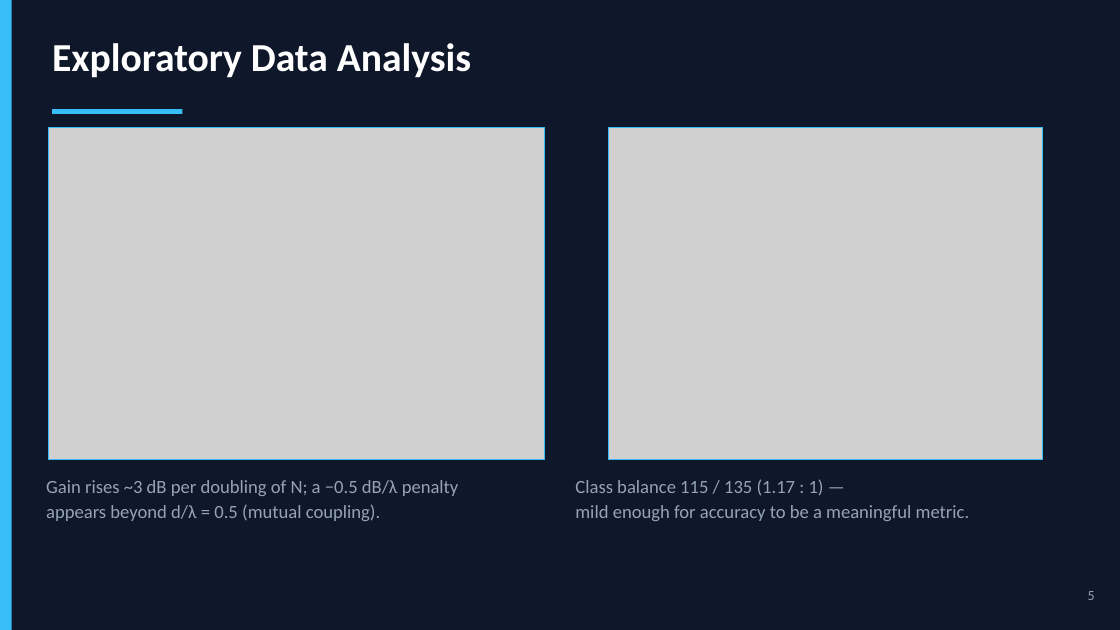
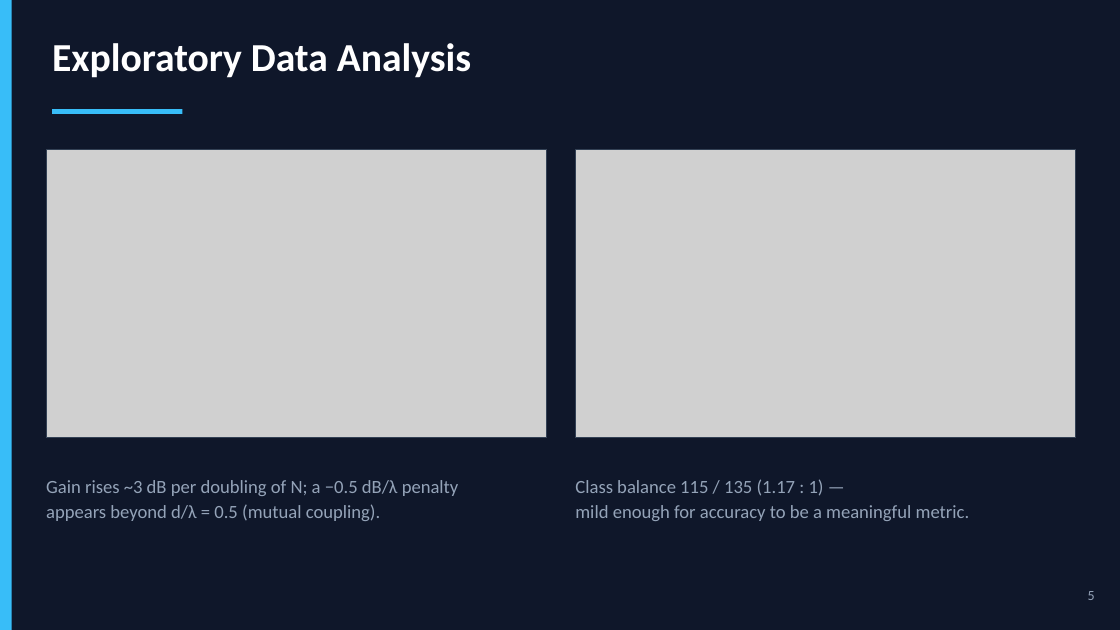
Before and after one commit to Sreekarji/ml-array, a slide deck: slide 5 of presentations/ML_Antenna_Array_Presentation.pptx. Drawn at 1120x630 pixels with LibreOffice and Linux fonts; fonts in the diff are those of the drawing; grey boxes stand for pictures. Boxes give left, top, right and bottom in pixels: in the first picture for what was removed or moved away, otherwise in the second. Text is boxed around its words. In the diff, an @@ line names an element or a change of style, - is before the commit and + after.

Commit message:
Decoration: presentation updated with upgraded figures

```diff
--- a/presentations/ML_Antenna_Array_Presentation.pptx
+++ b/presentations/ML_Antenna_Array_Presentation.pptx
@@ picture: place and size @@
-picture at [48, 128, 544, 460]
+picture at [46, 150, 546, 439]
@@ rectangle: place and size @@
-rectangle at [48, 128, 544, 460]
+rectangle at [46, 150, 546, 439]
@@ rectangle at [46, 150, 546, 439]: outline #38BDF8 0.75 pt to #334155 0.75 pt @@
@@ picture: place and size @@
-picture at [608, 128, 1043, 460]
+picture at [576, 150, 1075, 439]
@@ rectangle at [576, 150, 1075, 439]: outline #38BDF8 0.75 pt to #334155 0.75 pt @@
@@ rectangle: place and size @@
-rectangle at [608, 128, 1043, 460]
+rectangle at [576, 150, 1075, 439]
```
Also in this commit, not shown: 7 other slides changed, 1 other file.
